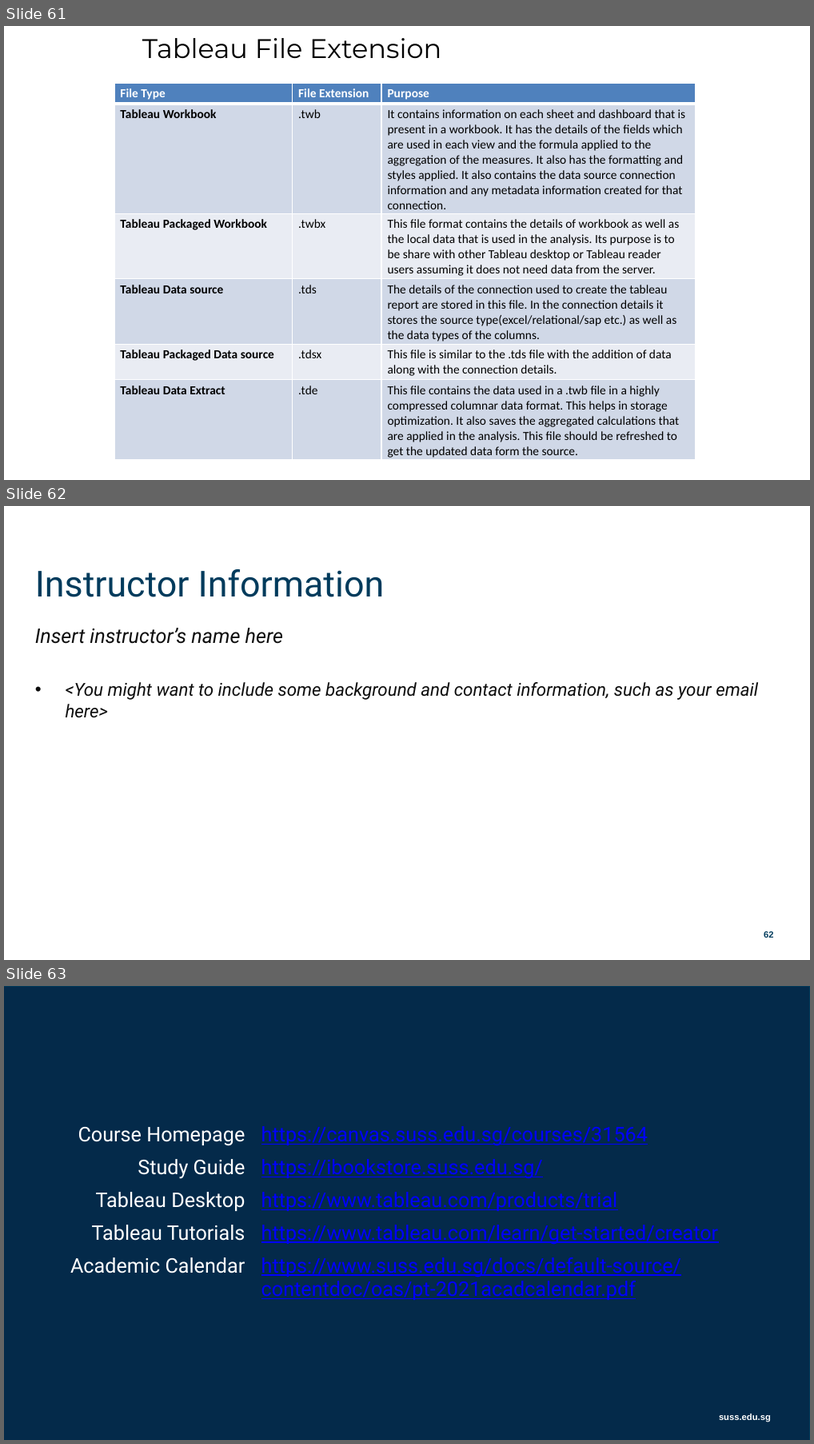
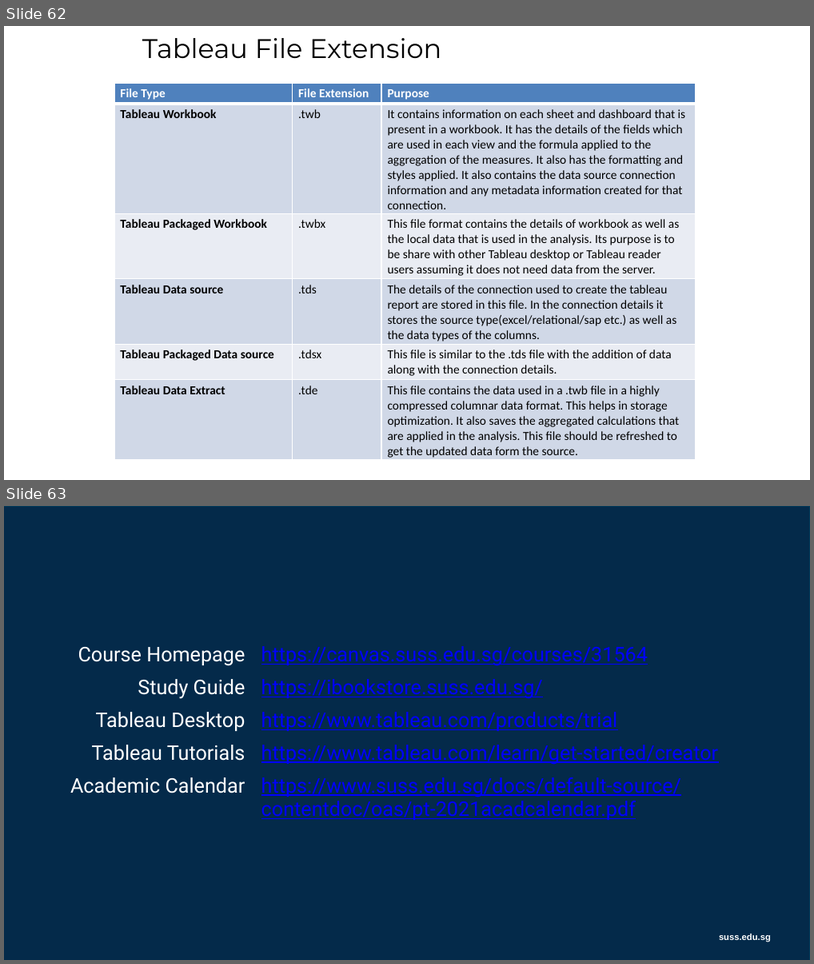
Before and after one commit to munishkumar-gh/munishkumar-gh.github.io, a slide deck: SuSS/ANL201 Study Unit 1_2021 - Lecturer.pptx. Shown one above the other, each under a label of ours: slides 61, 62 and 63 before the commit, slides 62 and 63 after it. The pictures are 814x1444 and 814x964 pixels, drawn with LibreOffice and Linux fonts; fonts in the diff are those of the drawing; background and template pictures are left out. Boxes give left, top, right and bottom in pixels: in the first picture for what was removed or moved away, otherwise in the second. Text is boxed around its words. In the diff, an @@ line names an element or a change of style, - is before the commit and + after.

```diff
--- a/SuSS/ANL201 Study Unit 1_2021 - Lecturer.pptx
+++ b/SuSS/ANL201 Study Unit 1_2021 - Lecturer.pptx
@@ slide 62 removed at (4, 506, 810, 960), background #FFFFFF @@
@@ title removed at (35, 569, 385, 597) @@
-Instructor Information
@@ text removed at (35, 628, 283, 644) @@
-Insert instructor’s name here
@@ text removed at (66, 682, 758, 718) @@
-• <You might want to include some background and contact information, such as your email here>
@@ page number removed at (764, 931, 774, 940) @@
-62
@@ what was slide 61 is now slide 62 @@
```
Also in this commit, not shown: 3 slides changed, 1 slide added, 1 other file.
